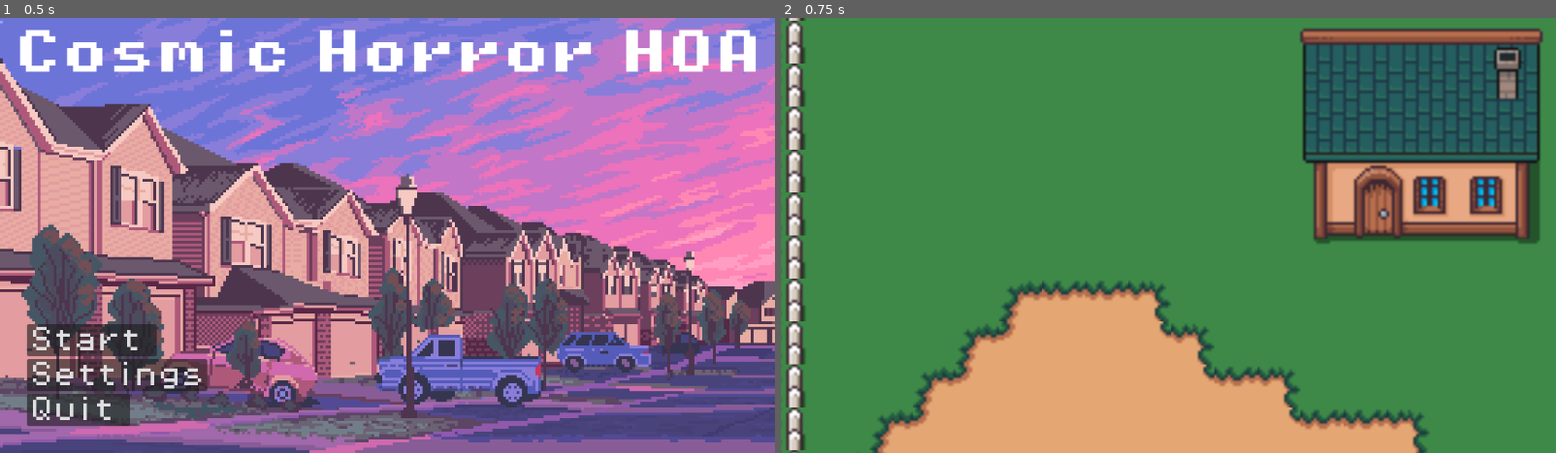
Above: before the commit, frames 1-2 (left to right).
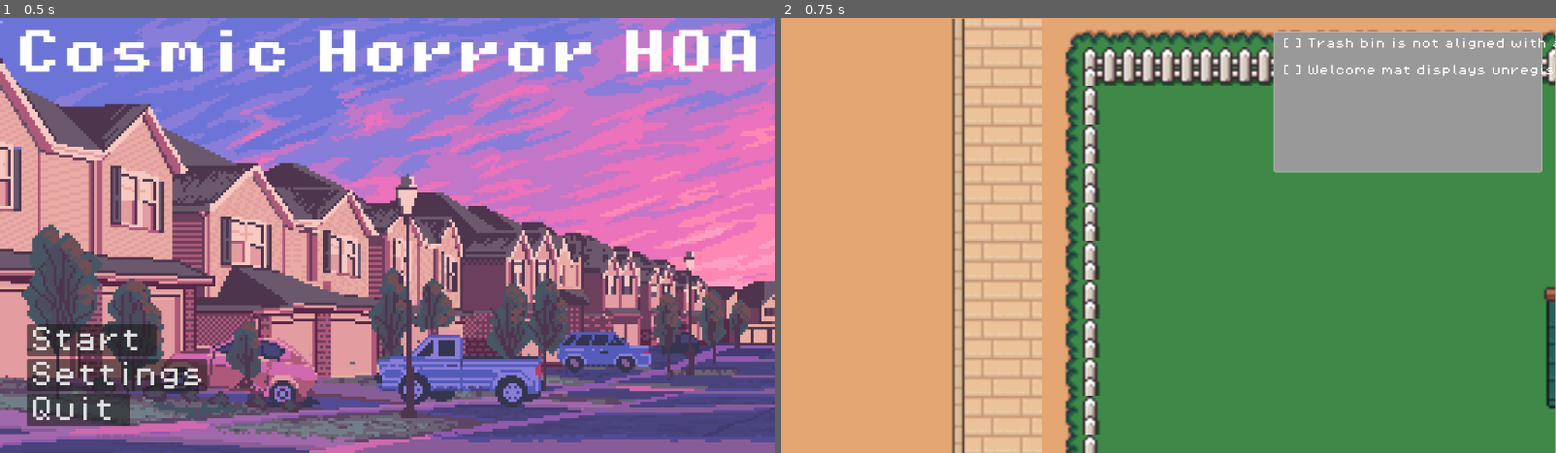
Above: after the commit, the same moments.

Repository: rae-ralston/cosmic-horror-hoa
Game: Godot game, scene res://scenes/StartUI.tscn
Same seed, same stepped clock (60 frames per second), same inputs: the game is played once before the commit and once after it.
Inputs:
- Up to frame 1 (0.5 s): no input
- Up to frame 2 (0.75 s): click "Start" at 0.5 s

Frame 1 is identical in both runs. In frame 2, 67% of the frame differs, in the area x 0-100%, y 0-100%.

Commit message:
display citation list (#24)
* UI: display the citation list

* clean up for PR

Diff:
--- /dev/null
+++ b/data/citations_by_id.json
@@ -0,0 +1,53 @@
+{
+  "trash_align_north":{
+    "id": "trash_align_north",
+    "title": "Trash bin is not aligned with approved cardinal direction.",
+    "detail": "Rotate the bin so the handle faces Magnetic Compliance North.",
+    "priority": 10,
+    "deadline_phase": 0,
+    "tags": ["trash", "alignment"],
+    "sabotage_weight": 2,
+    "reopenable": true,
+    "max_reopens": 1,
+    "conditions": [
+      {
+        "type": "ITEM_ROTATION_NEAR",
+        "params": { "item_id": "trash_can", "angle": 0, "tolerance": 12 }
+      }
+    ]
+  },
+  "mailbox_flag_form_12b":{
+    "id": "mailbox_flag_form_12b",
+    "title": "Mailbox flag raised without filing Form 12-B: Joy.",
+    "detail": "Lower the flag immediately.",
+    "priority": 6,
+    "deadline_phase": 0,
+    "tags": ["mailbox", "toggle"],
+    "sabotage_weight": 1,
+    "reopenable": true,
+    "max_reopens": 2,
+    "conditions": [
+      {
+        "type": "ITEM_STATE_EQUALS",
+        "params": { "item_id": "mailbox", "key": "flag_up", "value": false }
+      }
+    ]
+  },
+  "welcome_mat_zone":{
+    "id": "welcome_mat_zone",
+    "title": "Welcome mat displays unregistered enthusiasm.",
+    "detail": "Place the mat back in the Approved Entry Zone.",
+    "priority": 4,
+    "deadline_phase": 0,
+    "tags": ["mat", "placement"],
+    "sabotage_weight": 1,
+    "reopenable": true,
+    "max_reopens": 1,
+    "conditions": [
+      {
+        "type": "ITEM_IN_ZONE",
+        "params": { "item_id": "welcome_mat", "zone_id": "entry_zone" }
+      }
+    ]
+  }
+}
--- a/project.godot
+++ b/project.godot
@@ -15,6 +15,10 @@
 config/features=PackedStringArray("4.5", "Forward Plus")
 config/icon="res://icon.svg"
 
+[autoload]
+
+CitationsManager="*res://scripts/citations_manager.gd"
+
 [rendering]
 
 environment/defaults/default_clear_color=Color(0.89411765, 0.6509804, 0.44705883, 1)
--- /dev/null
+++ b/scenes/citation_row.tscn
@@ -0,0 +1,28 @@
+[gd_scene load_steps=3 format=3 uid="uid://bq8x7m2oap4k1"]
+
+[ext_resource type="Script" uid="uid://clnctuxn64jq5" path="res://scripts/citation_row.gd" id="1_citation_row"]
+[ext_resource type="FontFile" uid="uid://d2kd3gmrg66o1" path="res://assets/fonts/PixelOperator8.ttf" id="2_font"]
+
+[node name="CitationRow" type="HBoxContainer"]
+script = ExtResource("1_citation_row")
+
+[node name="LeftColumn" type="VBoxContainer" parent="."]
+layout_mode = 2
+
+[node name="Check" type="Label" parent="LeftColumn"]
+layout_mode = 2
+theme_override_fonts/font = ExtResource("2_font")
+text = "[ ]"
+
+[node name="RightColumn" type="VBoxContainer" parent="."]
+layout_mode = 2
+
+[node name="Title" type="Label" parent="RightColumn"]
+layout_mode = 2
+size_flags_horizontal = 3
+theme_override_fonts/font = ExtResource("2_font")
+text = "Title"
+
+[node name="Tag" type="Label" parent="RightColumn"]
+layout_mode = 2
+theme_override_fonts/font = ExtResource("2_font")
--- a/scenes/game.tscn
+++ b/scenes/game.tscn
@@ -1,13 +1,104 @@
-[gd_scene load_steps=3 format=3 uid="uid://bsneu6mo1x44l"]
+[gd_scene load_steps=8 format=3 uid="uid://bsneu6mo1x44l"]
 
 [ext_resource type="Script" uid="uid://bhyrnlv1g4ay5" path="res://scripts/game.gd" id="1_uwrxv"]
 [ext_resource type="PackedScene" uid="uid://dfxx88ir3r5eg" path="res://scenes/environment.tscn" id="2_yqjtg"]
+[ext_resource type="Script" uid="uid://cil60usxpugy6" path="res://scripts/citations_manager.gd" id="3_lnu2h"]
+[ext_resource type="Script" uid="uid://clnctuxn64jq5" path="res://scripts/citation_row.gd" id="4_iywne"]
+[ext_resource type="Script" uid="uid://c8uqcx2xh0341" path="res://scripts/citations_list_ui.gd" id="4_lbhrr"]
 
-[node name="game" type="Node2D"]
+[sub_resource type="StyleBoxFlat" id="StyleBoxFlat_p57ef"]
+border_width_left = 1
+border_width_top = 1
+border_width_right = 1
+border_width_bottom = 1
+corner_radius_top_left = 4
+corner_radius_top_right = 4
+corner_radius_bottom_right = 4
+corner_radius_bottom_left = 4
+
+[sub_resource type="GDScript" id="GDScript_lbhrr"]
+script/source = "extends VBoxContainer
+
+
+# Called when the node enters the scene tree for the first time.
+func _ready() -> void:
+	pass # Replace with function body.
+
+
+# Called every frame. 'delta' is the elapsed time since the previous frame.
+func _process(delta: float) -> void:
+	pass
+"
+
+[node name="game" type="Control"]
+layout_mode = 3
+anchors_preset = 0
 script = ExtResource("1_uwrxv")
 
-[node name="environment" parent="." instance=ExtResource("2_yqjtg")]
+[node name="CitationsManager" type="Node" parent="."]
+script = ExtResource("3_lnu2h")
 
-[node name="Camera2D" type="Camera2D" parent="."]
+[node name="CanvasLayer" type="CanvasLayer" parent="CitationsManager"]
+
+[node name="CitationListUI" type="Control" parent="CitationsManager/CanvasLayer"]
+layout_mode = 3
+anchors_preset = 15
+anchor_right = 1.0
+anchor_bottom = 1.0
+grow_horizontal = 2
+grow_vertical = 2
+script = ExtResource("4_lbhrr")
+
+[node name="MarginContainer" type="MarginContainer" parent="CitationsManager/CanvasLayer/CitationListUI"]
+layout_mode = 1
+anchors_preset = 1
+anchor_left = 1.0
+anchor_right = 1.0
+offset_left = -390.0
+offset_bottom = 230.0
+grow_horizontal = 0
+theme_override_constants/margin_top = 20
+theme_override_constants/margin_right = 20
+
+[node name="Panel" type="Panel" parent="CitationsManager/CanvasLayer/CitationListUI/MarginContainer"]
+custom_minimum_size = Vector2(400, 200)
+layout_mode = 2
+theme_override_styles/panel = SubResource("StyleBoxFlat_p57ef")
+
+[node name="MarginContainer" type="MarginContainer" parent="CitationsManager/CanvasLayer/CitationListUI/MarginContainer/Panel"]
+layout_mode = 0
+offset_right = 400.0
+offset_bottom = 200.0
+theme_override_constants/margin_left = 10
+theme_override_constants/margin_top = 10
+theme_override_constants/margin_right = 10
+theme_override_constants/margin_bottom = 10
+
+[node name="Rows" type="VBoxContainer" parent="CitationsManager/CanvasLayer/CitationListUI/MarginContainer/Panel/MarginContainer"]
+layout_mode = 2
+script = SubResource("GDScript_lbhrr")
+
+[node name="GameView" type="SubViewportContainer" parent="."]
+layout_mode = 0
+offset_left = 2.0
+offset_top = 1.0
+offset_right = 1151.0
+offset_bottom = 651.0
+stretch = true
+
+[node name="GameViewport" type="SubViewport" parent="GameView"]
+handle_input_locally = false
+size = Vector2i(1149, 650)
+size_2d_override = Vector2i(320, 180)
+size_2d_override_stretch = true
+render_target_update_mode = 4
+
+[node name="World" type="Node2D" parent="GameView/GameViewport"]
+
+[node name="Camera2D" type="Camera2D" parent="GameView/GameViewport/World"]
 position = Vector2(-1, 0)
-zoom = Vector2(4, 4)
+
+[node name="environment" parent="GameView/GameViewport/World" instance=ExtResource("2_yqjtg")]
+position = Vector2(106.38816, 97.753845)
+
+[connection signal="citations_changed" from="CitationsManager" to="." method="_on_citations_manager_citations_changed"]
--- /dev/null
+++ b/scripts/citation_row.gd
@@ -0,0 +1,66 @@
+extends HBoxContainer
+
+var check: Label
+var title: Label
+var tag: Label
+
+func _ready() -> void:
+	# Try to get nodes from scene, or create them programmatically
+	var left_col = get_node_or_null("LeftColumn")
+	var right_col = get_node_or_null("RightColumn")
+
+	if not left_col or not right_col:
+		# Scene nodes not found - create them programmatically
+		_create_nodes()
+	else:
+		check = left_col.get_node("Check")
+		title = right_col.get_node("Title")
+		tag = right_col.get_node("Tag")
+
+func _create_nodes() -> void:
+	# Load font to match scene file
+	var font = load("res://assets/fonts/PixelOperator8.ttf")
+
+	# Create LeftColumn with Check
+	var left_col = VBoxContainer.new()
+	left_col.name = "LeftColumn"
+	add_child(left_col)
+
+	check = Label.new()
+	check.name = "Check"
+	check.text = "[ ]"
+	if font:
+		check.add_theme_font_override("font", font)
+	left_col.add_child(check)
+
+	# Create RightColumn with Title and Tag
+	var right_col = VBoxContainer.new()
+	right_col.name = "RightColumn"
+	add_child(right_col)
+
+	title = Label.new()
+	title.name = "Title"
+	title.size_flags_horizontal = Control.SIZE_EXPAND_FILL
+	title.text = "Title"
+	if font:
+		title.add_theme_font_override("font", font)
+	right_col.add_child(title)
+
+	tag = Label.new()
+	tag.name = "Tag"
+	tag.text = ""
+	if font:
+		tag.add_theme_font_override("font", font)
+	right_col.add_child(tag)
+
+func set_data(row: Dictionary) -> void:
+	check.text = "[x]" if row["is_resolved"] else "[ ]"
+	title.text = str(row["title"])
+
+	if tag:
+		if row.get("is_new", false):
+			tag.text = "NEW"
+		elif row.get("is_reopened", false):
+			tag.text = "REOPENED"
+		else:
+			tag.text = ""
--- /dev/null
+++ b/scripts/citations_list_ui.gd
@@ -0,0 +1,30 @@
+extends Control
+
+@onready var rows_container: VBoxContainer = $MarginContainer/Panel/MarginContainer/Rows
+const CITATION_ROW_SCENE: PackedScene = preload("res://scenes/citation_row.tscn")
+
+func _ready() -> void:
+	CitationsManager.citations_changed.connect(_on_citations_changed)
+	_refresh()
+
+func _on_citations_changed() -> void:
+	print('UI received on citations changed')
+	_refresh()
+
+func _refresh() -> void:
+	for child in rows_container.get_children():
+		child.queue_free()
+
+	var rows = CitationsManager.get_active_list_for_ui()
+	print("UI refresh Rows: ", rows.size())
+
+	if rows.is_empty():
+		var empty := Label.new()
+		empty.text = "(No citations yet)"
+		rows_container.add_child(empty)
+		return
+
+	for row_data in rows:
+		var row_node = CITATION_ROW_SCENE.instantiate()
+		rows_container.add_child(row_node)
+		row_node.set_data(row_data)
--- /dev/null
+++ b/scripts/citations_manager.gd
@@ -0,0 +1,81 @@
+extends Node
+
+signal citations_changed
+
+#TODO generate active_citations, resolved_citations, new_citation
+var citation_pool = []
+var active_citations = ["trash_align_north", "welcome_mat_zone"] # sorted in display order
+var resolved_citations = {} #"welcome_mat_zone": false
+var new_citations = {} #same shape ^
+var reopened_citations = {} #same shape ^
+var data = load_json("res://data/citations_by_id.json")
+
+func load_json(path: String) -> Variant:
+	var file = FileAccess.open(path, FileAccess.READ)
+
+	if file == null:
+		push_error("failed to load JSON at %s" % path)
+		return null
+
+	var stringified_data = file.get_as_text()
+	var structured_data = JSON.parse_string(stringified_data)
+
+	if structured_data == null:
+		push_error("failed to get data from %s" % path)
+		return null
+
+	return structured_data
+
+
+
+func get_active_list_for_ui() -> Array:
+	var rows: Array = []
+	for id in active_citations:
+		if not data.has(id):
+			push_warning("get_active_list_for_ui: missing definition for id '%s'" % id)
+			continue
+
+		var citation: Dictionary = data[id]
+		#runtime state defaults
+		var is_resolved := bool(resolved_citations.get(id, false))
+		var is_new := bool(new_citations.get(id, false))
+		var is_reopened := bool(reopened_citations.get(id, false))
+
+		#definition defaults
+		var title := str(citation.get("title", id))
+		var detail := str(citation.get("detail"), "")
+		var priority := int(citation.get("priority", 0))
+
+		rows.append({
+			"id": id,
+			"title": title,
+			"detail": detail,
+			"is_resolved": is_resolved,
+			"is_new": is_new,
+			"is_reopened": is_reopened,
+			"priority": priority
+		})
+
+	var order_index: Dictionary = {}
+
+	for i in range(active_citations.size()):
+		order_index[active_citations[i]] = i
+
+	rows.sort_custom(func(a: Dictionary, b: Dictionary) -> bool:
+		if a["is_resolved"] != b["is_resolved"]:
+			return a["is_resolved"] == false
+
+		if a["priority"] != b["priority"]:
+			return int(a["priority"]) > int(b["priority"])
+
+		return int(order_index.get(a["id"], 999999)) < int(order_index.get(b["id"], 999999))
+	)
+
+	return rows
+
+func start_day():
+	print('starting day!')
+	emit_signal("citations_changed")
+
+func _ready() -> void:
+	pass
--- a/scripts/game.gd
+++ b/scripts/game.gd
@@ -1,11 +1,16 @@
-extends Node2D
-
+extends Control
+#@onready var sprite : Sprite2D = $Player_sprite
+@onready var CitationsManager: Node = $CitationsManager
 
 # Called when the node enters the scene tree for the first time.
 func _ready() -> void:
-	pass # Replace with function body.
+	CitationsManager.start_day()
 
 
 # Called every frame. 'delta' is the elapsed time since the previous frame.
 func _process(delta: float) -> void:
 	pass
+
+
+func _on_citations_manager_citations_changed() -> void:
+	pass # Replace with function body.
Not shown, added: scripts/citation_row.gd.uid
Not shown, added: scripts/citations_list_ui.gd.uid
Not shown, added: scripts/citations_manager.gd.uid
